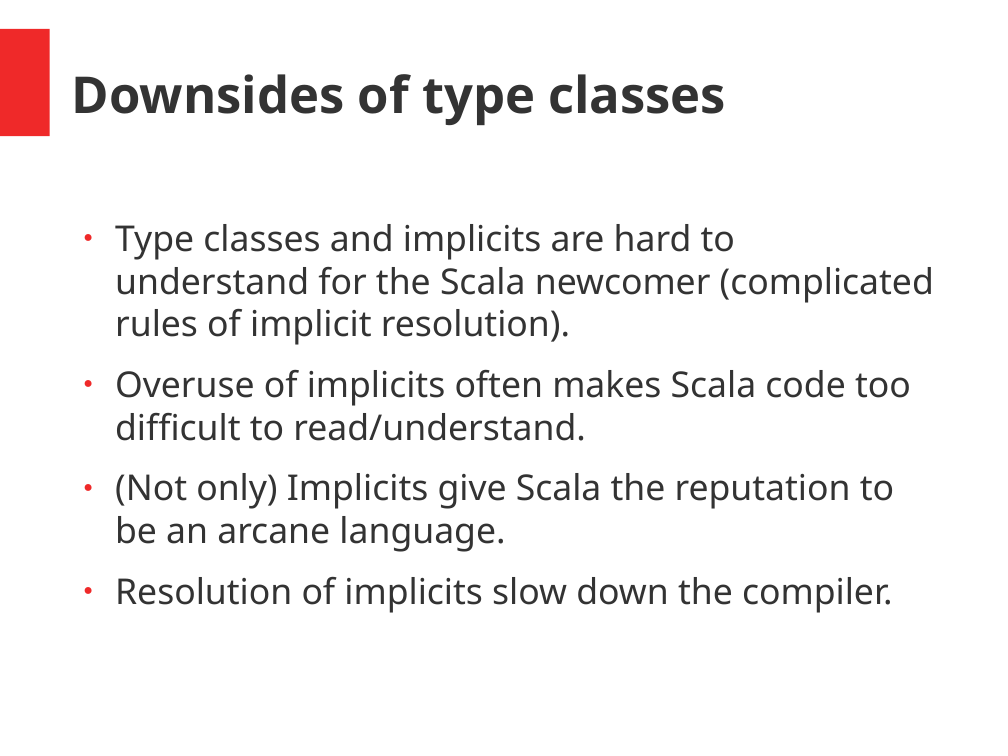
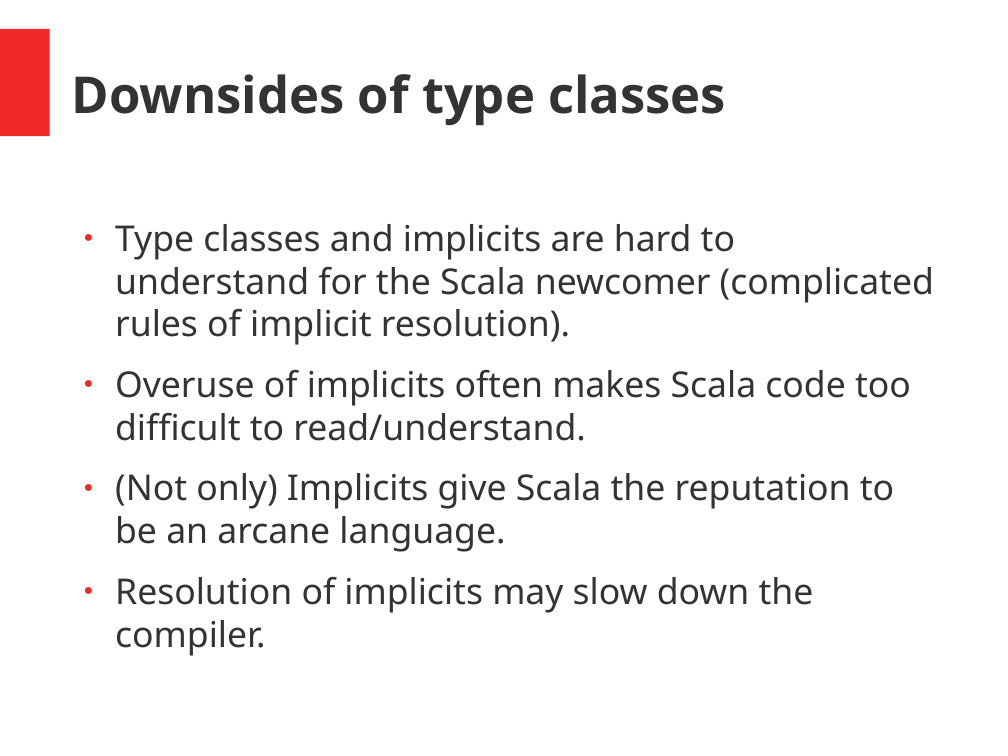
Before and after one commit to hermannhueck/typeclasses, a slide deck: slide 34 of Slides/TypeClasses.pptx (slide 33 before the commit). Drawn at 1008x756 pixels with LibreOffice and Linux fonts; fonts in the diff are those of the drawing. Boxes give left, top, right and bottom in pixels: in the first picture for what was removed or moved away, otherwise in the second. Text is boxed around its words. In the diff, an @@ line names an element or a change of style, - is before the commit and + after.

```diff
--- a/Slides/TypeClasses.pptx
+++ b/Slides/TypeClasses.pptx
@@ text at box(115, 577, 814, 656): text changed @@
-● Resolution of implicits slow down the compiler.
+● Resolution of implicits may slow down the compiler.
```
Also in this commit, not shown: 9 other slides changed, 1 slide added, 1 other file.
